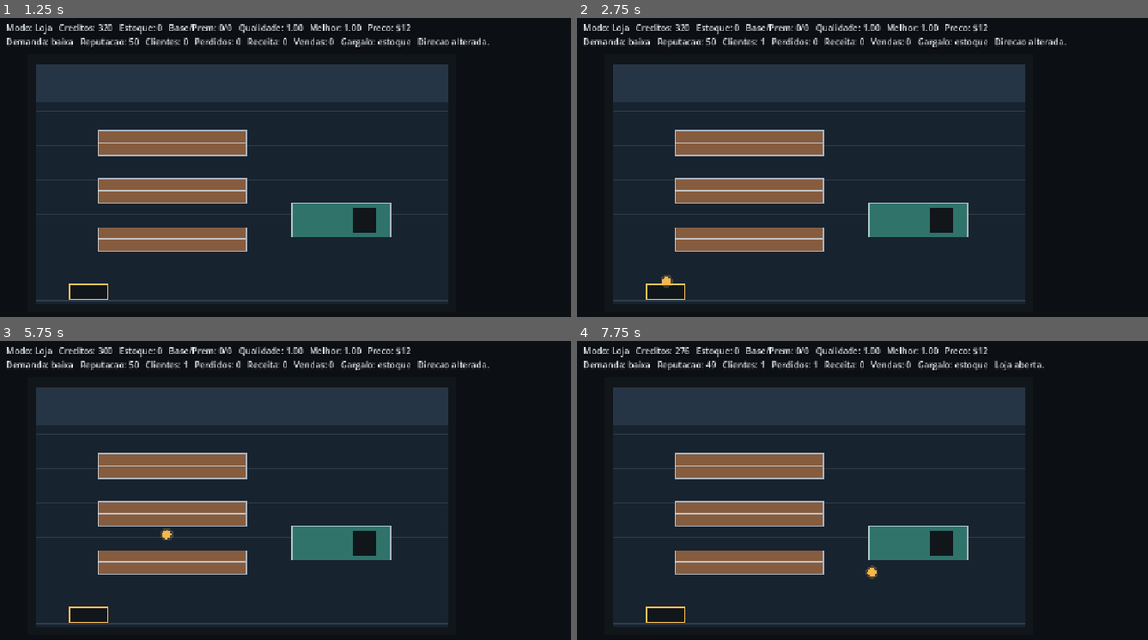
Above: before the commit, frames 1-4 (two rows, left to right).
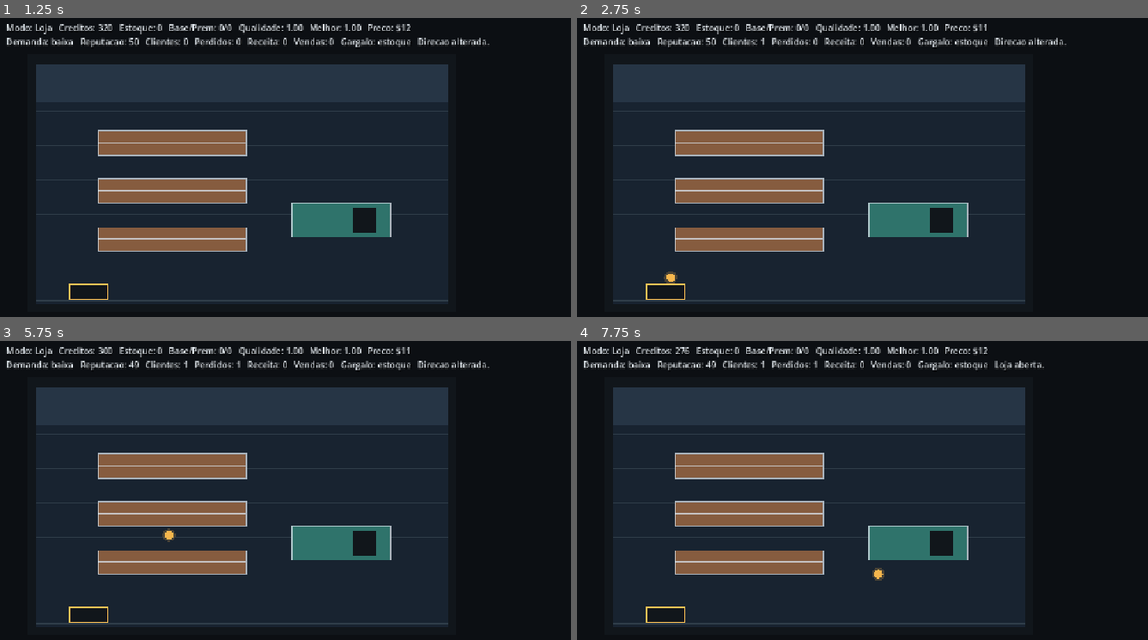
Above: after the commit, the same moments.

Repository: DURKHEIM09/jogo
Game: Godot game, scene res://scenes/main.tscn
The game is run twice, just before and just after one commit, with the same random seed, the same clock (stepped at 60 frames per second) and the same inputs.
Inputs (mouse positions are in pixels of both pictures, inside the frame that each line leads up to):
- Up to frame 1 (1.25 s): tap Enter at 0.5 s; move the mouse to (485, 185) at 0.52 s; hold Right from 0.53 s (still down); tap Tab at 0.6 s; click (485, 185) at 0.67 s; tap R at 0.8 s
- Up to frame 2 (2.75 s): tap Space at 1.25 s; move the mouse to (776, 224) at 1.27 s; release Right at 1.28 s; hold Left 1.28-2.03 s; tap R at 1.35, 2.3 s; tap Tab at 1.55, 2.1 s; tap Enter at 2 s; move the mouse to (982, 119) at 2.02 s; hold Right from 2.03 s (still down)
- Up to frame 3 (5.75 s): tap Space at 2.75, 4.25 s; move the mouse to (302, 607) at 2.77 s; tap R at 2.85, 3.8, 5.3 s; click (302, 607) at 2.92 s; tap Tab at 3.05, 4.55 s; tap Enter at 3.5 s; move the mouse to (542, 586) at 3.52 s; release Right at 3.53 s; hold Left from 3.53 s (still down); tap E at 3.6 s; move the mouse to (131, 469) at 4.27 s; tap 1 at 4.35 s; move the mouse to (371, 529) at 5.02 s; tap 2 at 5.1 s; click (371, 529) at 5.17 s
- Up to frame 4 (7.75 s): move the mouse to (811, 430) at 5.77 s; release Left at 5.78 s; hold Right from 5.78 s (still down); tap 3 at 5.85 s; tap Tab at 6.05, 7.55 s; move the mouse to (1062, 508) at 6.52 s; tap 4 at 6.6 s; tap R at 6.8 s; move the mouse to (776, 547) at 7.27 s; tap 5 at 7.35 s; click (776, 547) at 7.42 s

Frame 1 is identical in both runs. In frame 2, 0.1% of the frame differs, in the area x 14-72%, y 2-91%; in frame 3, 0.1%; in frame 4, 0.1%, in the area x 50-54%, y 75-81%.

Commit message:
feat: add shop price controls

Diff:
--- a/scripts/config/bootstrap_config.gd
+++ b/scripts/config/bootstrap_config.gd
@@ -72,6 +72,7 @@
 const SHOP_INITIAL_PRICE := 12
 const SHOP_MIN_PRICE := 4
 const SHOP_MAX_PRICE := 40
+const SHOP_PRICE_STEP := 1
 const SHOP_INITIAL_REPUTATION := 50.0
 const SHOP_DEMAND_PRICE_ANCHOR := 18.0
 const SHOP_DEMAND_PRICE_MIN := 0.35
--- a/scripts/factory/factory_state.gd
+++ b/scripts/factory/factory_state.gd
@@ -153,6 +153,17 @@
 		return Config.DEFAULT_ITEM_QUALITY
 	return shop_quality_sum / float(shop_quality_count)
 
+func set_shop_price(next_price: int) -> bool:
+	var clamped_price: int = max(Config.SHOP_MIN_PRICE, min(Config.SHOP_MAX_PRICE, next_price))
+	if shop_price == clamped_price:
+		return false
+	shop_price = clamped_price
+	emit_signal("changed")
+	return true
+
+func adjust_shop_price(delta: int) -> bool:
+	return set_shop_price(shop_price + delta)
+
 func get_shop_demand() -> float:
 	var price_pressure := clampf(
 		Config.SHOP_DEMAND_PRICE_ANCHOR / maxf(1.0, float(shop_price)),
--- a/scripts/main_scene.gd
+++ b/scripts/main_scene.gd
@@ -69,6 +69,13 @@
 		_sync_mode_view()
 		_update_hud()
 		queue_redraw()
+		return
+
+	if factory_state.mode == Config.MODE_SHOP and (key_event.keycode == KEY_LEFT or key_event.keycode == KEY_RIGHT):
+		var delta: int = -Config.SHOP_PRICE_STEP if key_event.keycode == KEY_LEFT else Config.SHOP_PRICE_STEP
+		factory_state.adjust_shop_price(delta)
+		last_action = "Preco: $%d." % int(factory_state.shop_price)
+		_update_hud()
 		return
 
 	var next_tool := _tool_from_key(key_event.keycode)
--- a/scripts/tests/building_state_smoke.gd
+++ b/scripts/tests/building_state_smoke.gd
@@ -286,6 +286,32 @@
 	if not _expect(expensive_shop.shop_reputation < expensive_reputation_before, "overprice did not reduce reputation"):
 		return
 
+	var demand_shop = FactoryStateScript.new()
+	demand_shop.shop_spawn_timer = 999.0
+	var empty_demand: float = demand_shop.get_shop_demand()
+	demand_shop._store_part(_test_part(Config.DEFAULT_ITEM_QUALITY))
+	var stocked_demand: float = demand_shop.get_shop_demand()
+	if not _expect(stocked_demand > empty_demand, "demand did not react to available stock"):
+		return
+	if not _expect(demand_shop.set_shop_price(Config.SHOP_MAX_PRICE + 10), "shop price did not clamp to max"):
+		return
+	if not _expect(demand_shop.shop_price == Config.SHOP_MAX_PRICE, "shop max price clamp mismatch"):
+		return
+	var high_price_demand: float = demand_shop.get_shop_demand()
+	if not _expect(demand_shop.adjust_shop_price(-1000), "shop price did not adjust down"):
+		return
+	if not _expect(demand_shop.shop_price == Config.SHOP_MIN_PRICE, "shop min price clamp mismatch"):
+		return
+	var low_price_demand: float = demand_shop.get_shop_demand()
+	if not _expect(low_price_demand > high_price_demand, "demand did not react to price"):
+		return
+	demand_shop.shop_reputation = 10.0
+	var low_reputation_demand: float = demand_shop.get_shop_demand()
+	demand_shop.shop_reputation = 90.0
+	var high_reputation_demand: float = demand_shop.get_shop_demand()
+	if not _expect(high_reputation_demand > low_reputation_demand, "demand did not react to reputation"):
+		return
+
 	print("FACTORYOPS_BUILDING_STATE_SMOKE_OK")
 	get_tree().quit(0)
 
